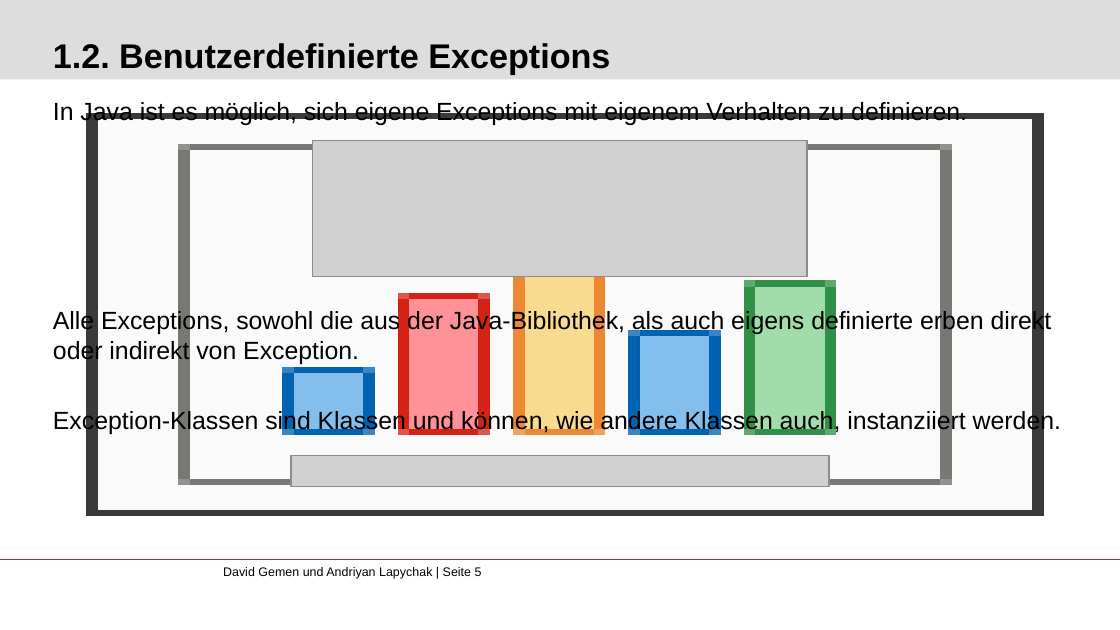
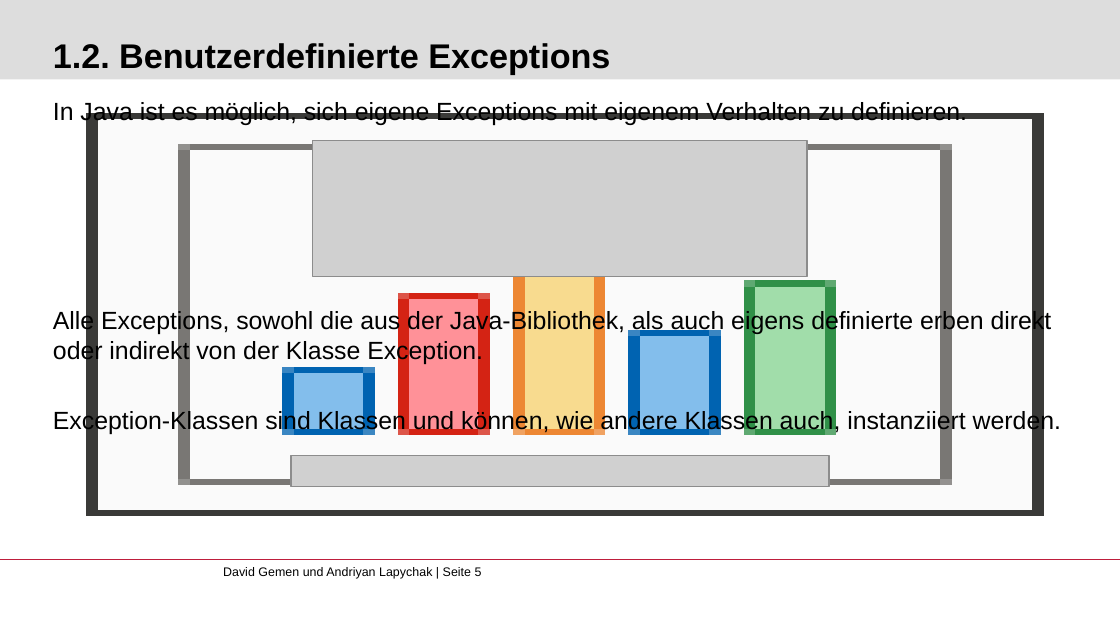
Before and after one commit to gemdav/Programmieren-1-Tutorium, a slide deck: slide 5 of slides/11_exceptions.pptx. Drawn at 1120x630 pixels with LibreOffice and Linux fonts; fonts in the diff are those of the drawing; grey boxes stand for pictures; background and template pictures are left out. Boxes give left, top, right and bottom in pixels: in the first picture for what was removed or moved away, otherwise in the second. Text is boxed around its words. In the diff, an @@ line names an element or a change of style, - is before the commit and + after.

```diff
--- a/slides/11_exceptions.pptx
+++ b/slides/11_exceptions.pptx
@@ text at [53,309,1052,365]: text changed @@
-Alle Exceptions, sowohl die aus der Java-Bibliothek, als auch eigens definierte erben direkt oder indirekt von Exception.
+Alle Exceptions, sowohl die aus der Java-Bibliothek, als auch eigens definierte erben direkt oder indirekt von der Klasse Exception.
```
Also in this commit, not shown: 1 other slide changed, 1 other file.
